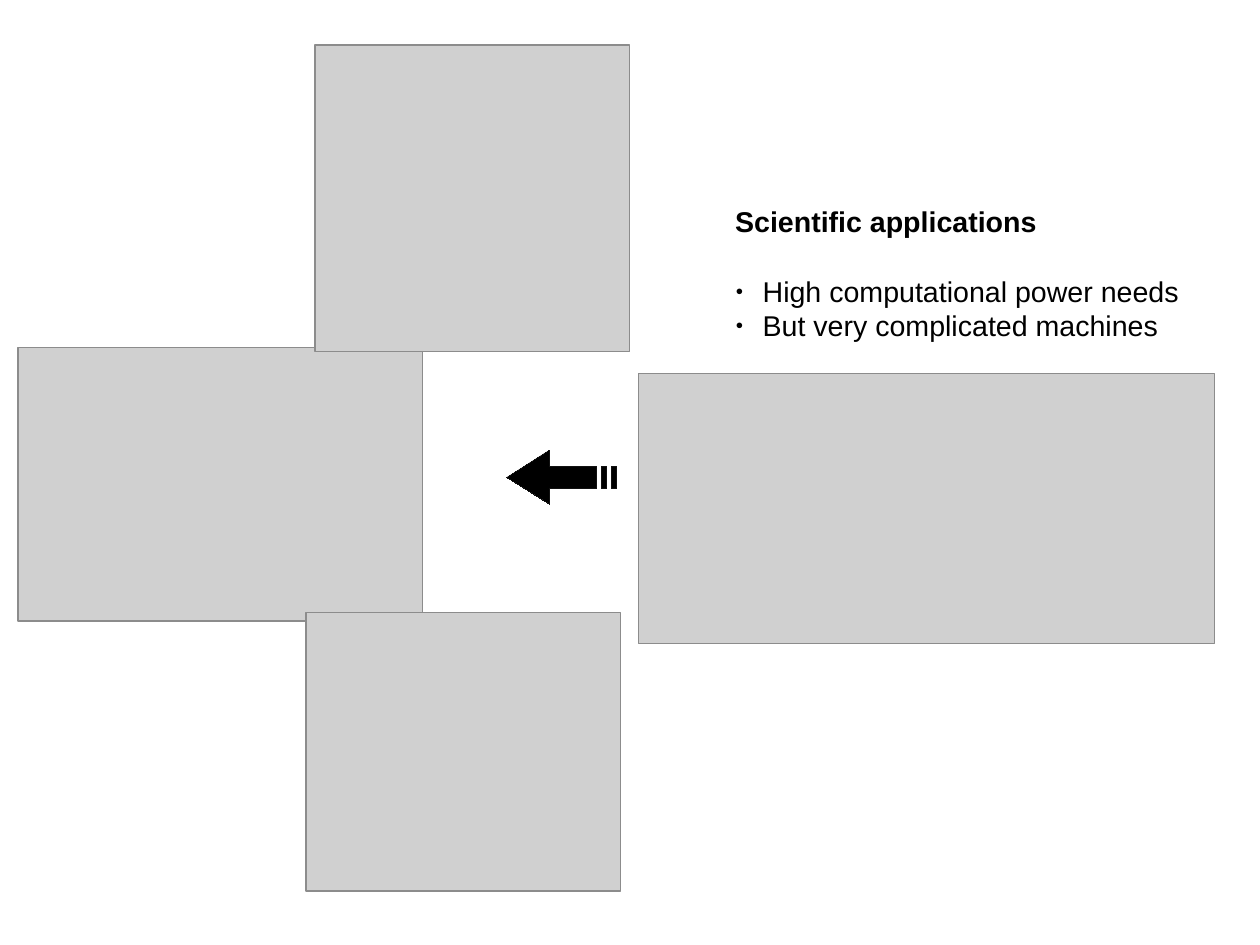
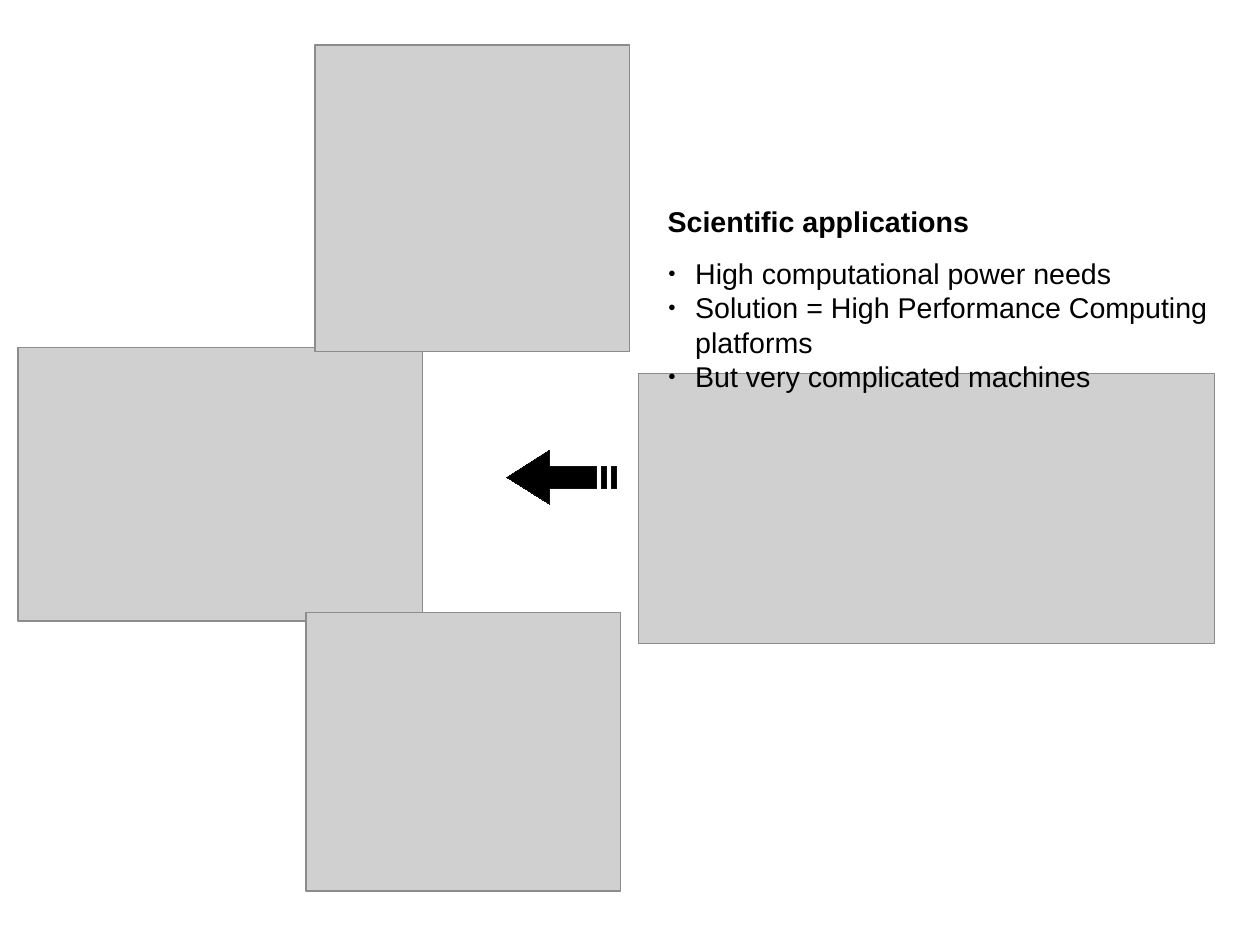
Before and after one commit to swhatelse/M2_internship, a slide deck: slide 1 of org/Presentations/defense/model/HPC1.odp. Drawn at 1260x945 pixels with LibreOffice and Linux fonts; fonts in the diff are those of the drawing; grey boxes stand for pictures. Boxes give left, top, right and bottom in pixels: in the first picture for what was removed or moved away, otherwise in the second. Text is boxed around its words. In the diff, an @@ line names an element or a change of style, - is before the commit and + after.

```diff
--- a/org/Presentations/defense/model/HPC1.odp
+++ b/org/Presentations/defense/model/HPC1.odp
@@ text "Scientific applications": place and size @@
-text "Scientific applications" at [735, 211, 1037, 237]
+text "Scientific applications" at [668, 211, 969, 237]
@@ text "High computational power needs": place and size @@
-text "High computational power needs" at [763, 281, 1179, 342]
+text "High computational power needs" at [695, 263, 1207, 392]
@@ text at [695, 297, 1207, 358]: paragraph added @@
+● Solution = High Performance Computing platforms
```
Also in this commit, not shown: 36 other files.
